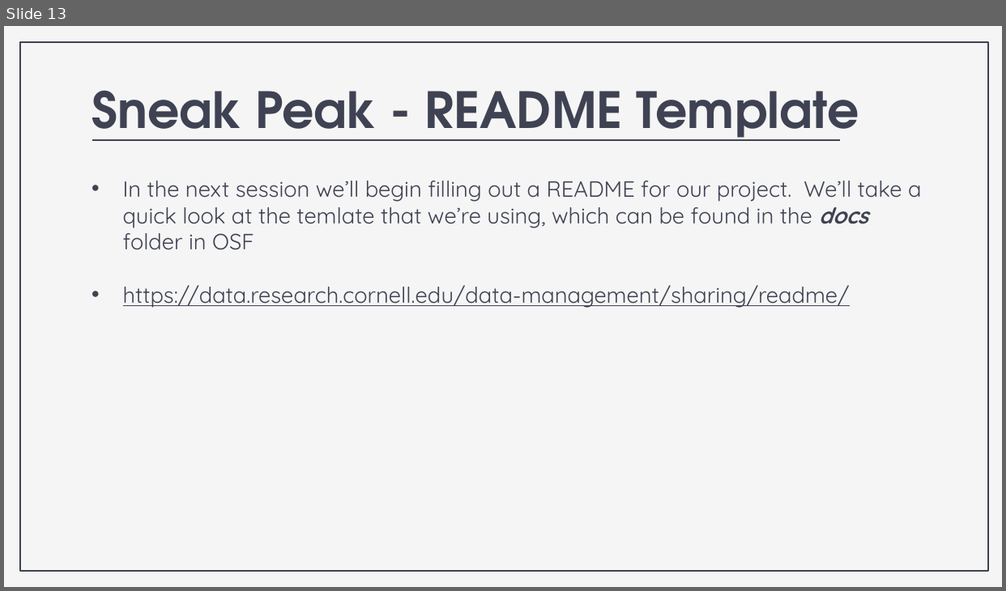
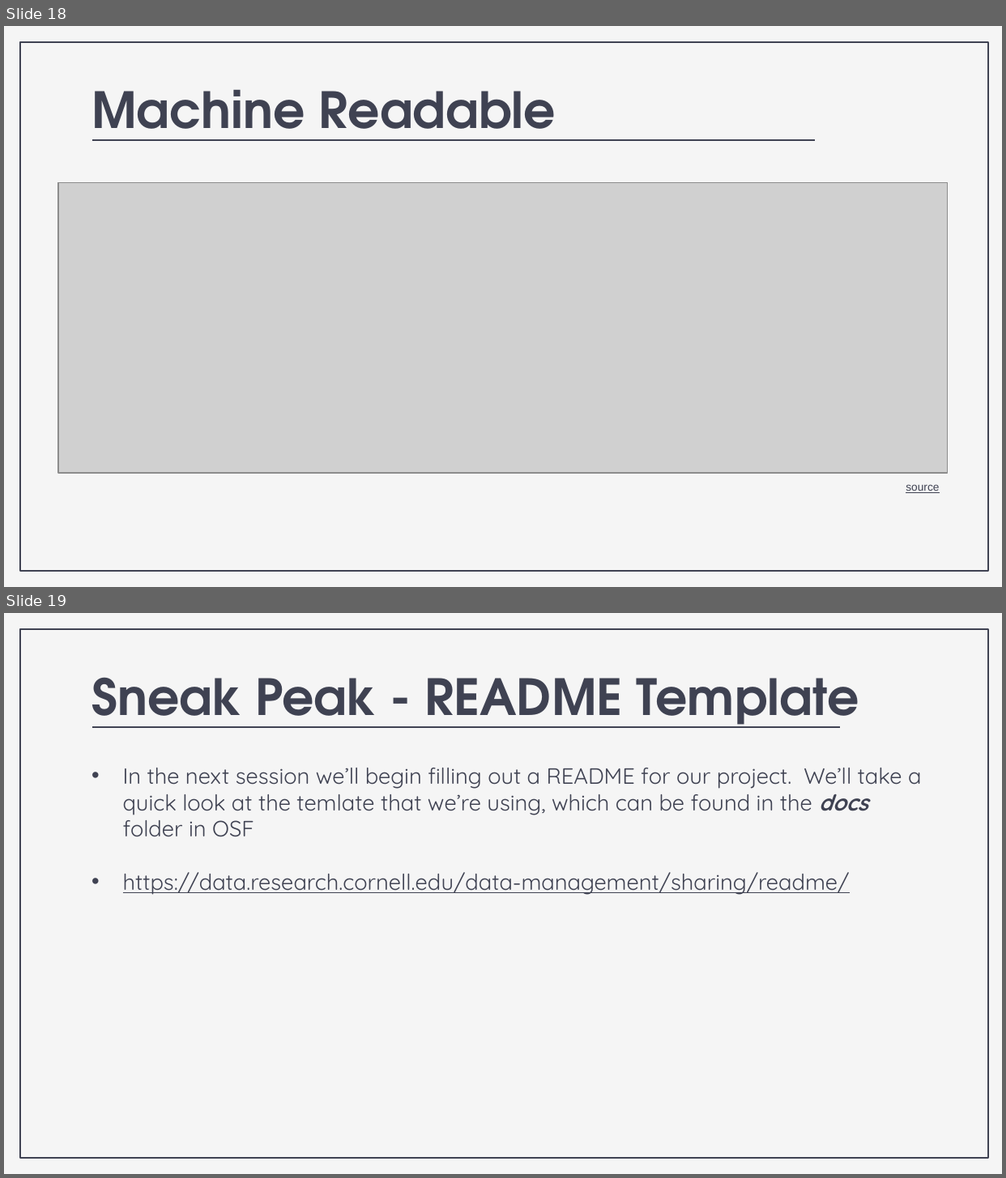
Before and after one commit to nickrochlin/rdm-jumpstart2, a slide deck: files/Block2-3_Documentation.pptx. Shown one above the other, each under a label of ours: slide 13 before the commit, slides 18 and 19 after it. The pictures are 1006x591 and 1006x1178 pixels, drawn with LibreOffice and Linux fonts; fonts in the diff are those of the drawing; grey boxes stand for pictures. Boxes give left, top, right and bottom in pixels: in the first picture for what was removed or moved away, otherwise in the second. Text is boxed around its words. In the diff, an @@ line names an element or a change of style, - is before the commit and + after.

```diff
--- a/files/Block2-3_Documentation.pptx
+++ b/files/Block2-3_Documentation.pptx
@@ slide 18 added at (x1=4, y1=26, x2=1002, y2=587), background #F5F5F5; not listed: 1 template element that a slide beside it also shows @@
@@ title added at (x1=91, y1=89, x2=556, y2=141), 36 pt, text #3F4252, bold @@
+Machine Readable
@@ line added from (93, 139) to (814, 139), #3F4252 1.5 pt @@
@@ picture added at (x1=58, y1=182, x2=947, y2=473) @@
@@ text added at (x1=906, y1=484, x2=939, y2=493), 8 pt, text #3F4252, underline @@
+source
@@ what was slide 13 is now slide 19 @@
```
Also in this commit, not shown: 2 slides changed, 6 other slides added, 1 slide removed, 2 other files.
